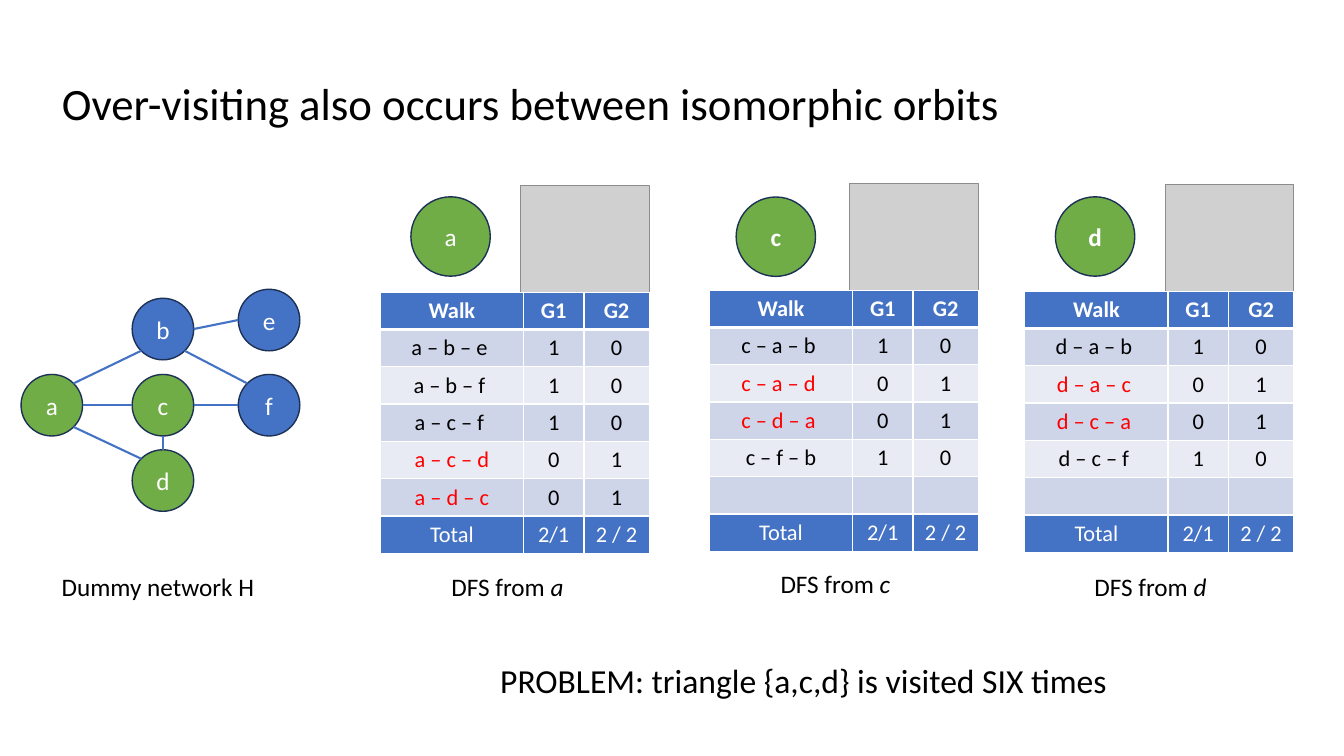
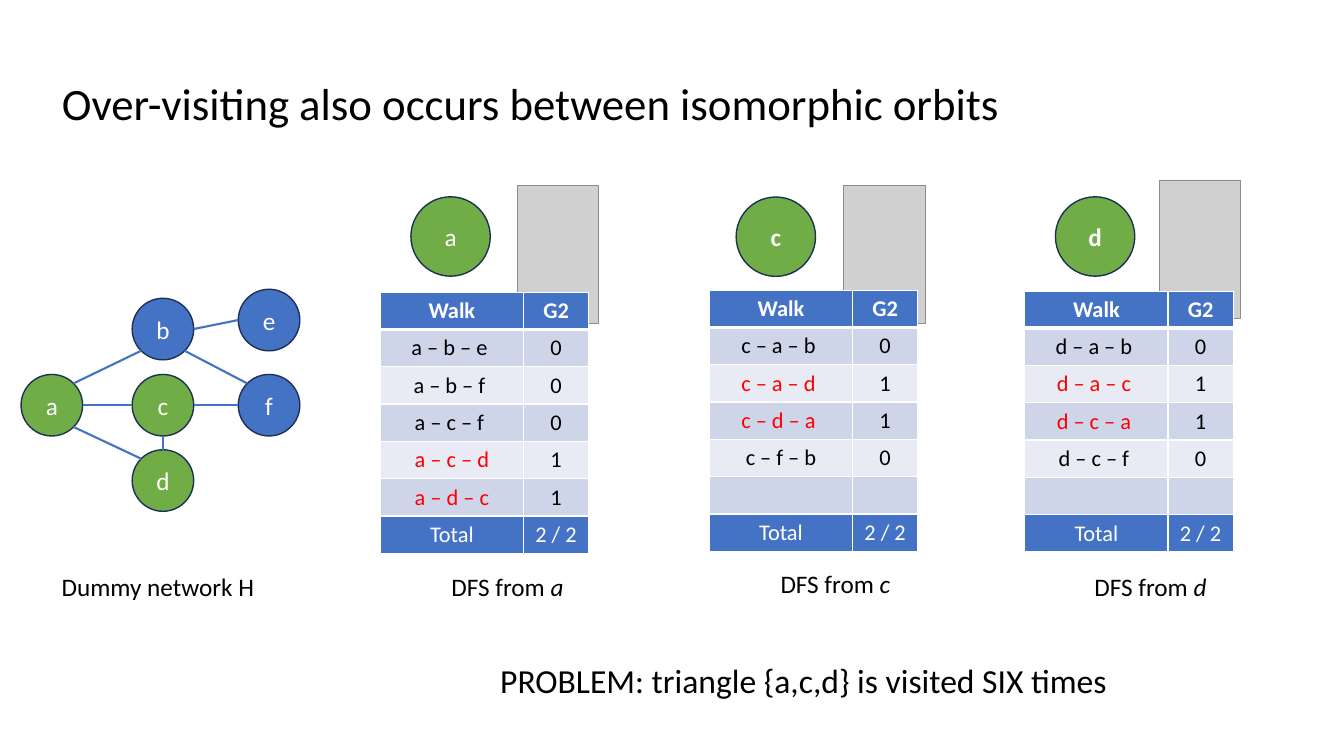
Before and after one commit to samwindels/gradco, a slide deck: slide 10 of presentation.pptx. Drawn at 1344x756 pixels with LibreOffice and Linux fonts; fonts in the diff are those of the drawing; grey boxes stand for pictures. Boxes give left, top, right and bottom in pixels: in the first picture for what was removed or moved away, otherwise in the second. Text is boxed around its words. In the diff, an @@ line names an element or a change of style, - is before the commit and + after.

```diff
--- a/presentation.pptx
+++ b/presentation.pptx
@@ picture: place and size @@
-picture at (521,186,649,324)
+picture at (517,186,599,324)
@@ picture: place and size @@
-picture at (850,184,978,322)
+picture at (844,186,926,324)
@@ picture: place and size @@
-picture at (1166,185,1294,323)
+picture at (1159,180,1241,319)
@@ table at (380,292,589,554) @@
-column 2: G1 | 1 | 1 | 1 | 0 | 0 | 2/1
@@ table: place and size @@
-table at (380,292,649,554)
+table at (380,292,589,554)
@@ table at (710,290,919,552) @@
-column 2: G1 | 1 | 0 | 0 | 1 |  | 2/1
@@ table: place and size @@
-table at (710,290,979,552)
+table at (710,290,919,552)
@@ table at (1025,291,1234,553) @@
-column 2: G1 | 1 | 0 | 0 | 1 |  | 2/1
@@ table: place and size @@
-table at (1025,291,1295,553)
+table at (1025,291,1234,553)
```
Also in this commit, not shown: 23 other slides changed, 2 slides added.
